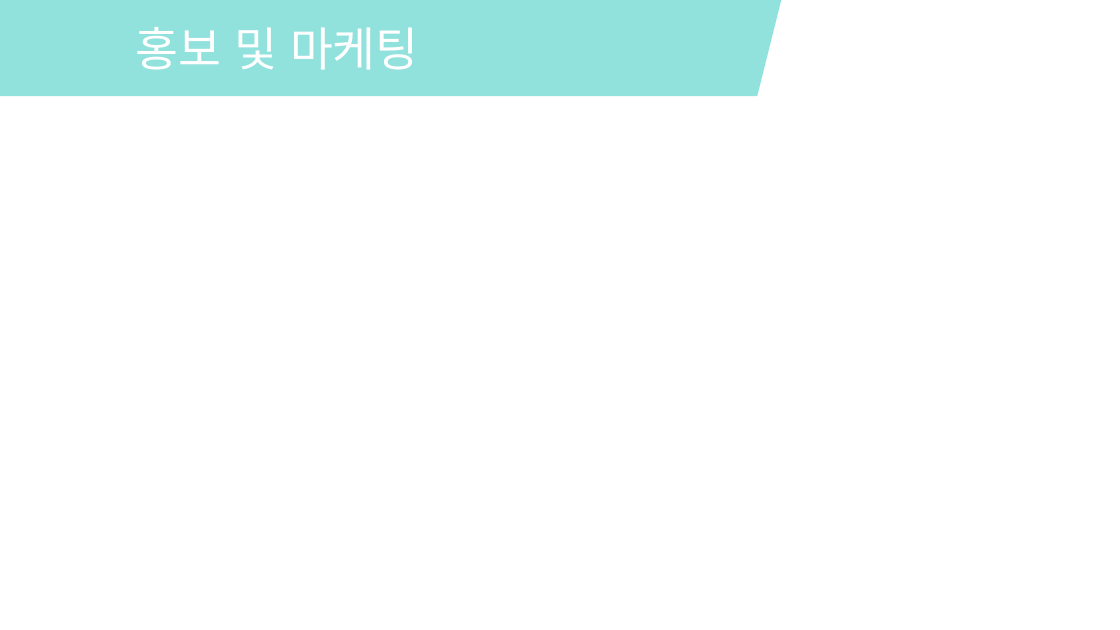
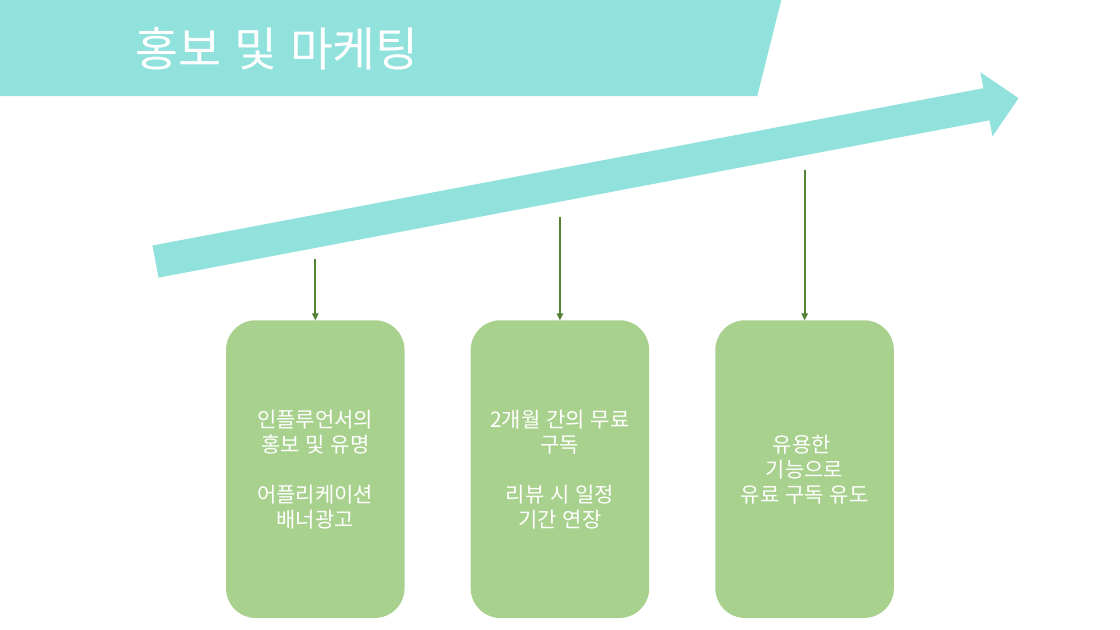
Before and after one commit to kang-seongbeom/Easy-Application, a slide deck: slide 10 of TaskFlow.pptx. Drawn at 1120x630 pixels with LibreOffice and Linux fonts; fonts in the diff are those of the drawing. Boxes give left, top, right and bottom in pixels: in the first picture for what was removed or moved away, otherwise in the second. Text is boxed around its words. In the diff, an @@ line names an element or a change of style, - is before the commit and + after.

Commit message:
Add Marketing

```diff
--- a/TaskFlow.pptx
+++ b/TaskFlow.pptx
@@ right arrow added at <box>149,66,1025,294</box>, fill #91E1DD @@
@@ group added at <box>226,170,895,618</box>: 3 rounded rectangles, 3 arrows @@
+인플루언서의 홍보 및 유명
+어플리케이션 배너광고
+2개월 간의 무료 구독
+리뷰 시 일정 기간 연장
+유용한
+기능으로
+유료 구독 유도
```
